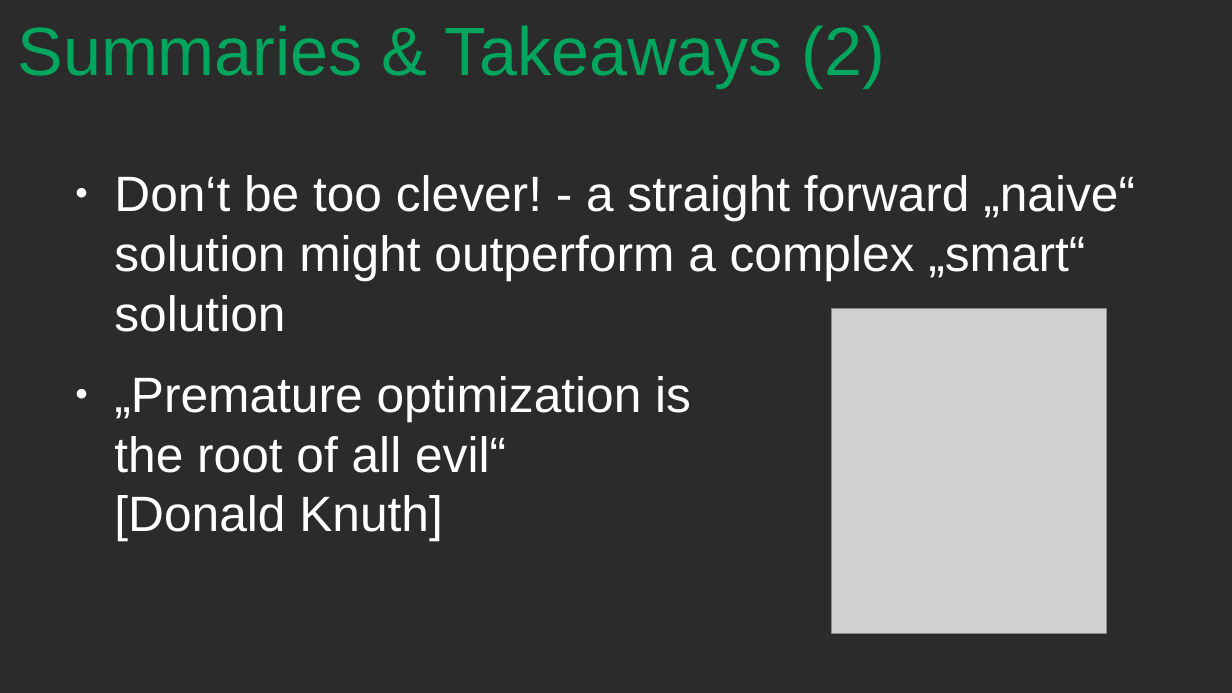
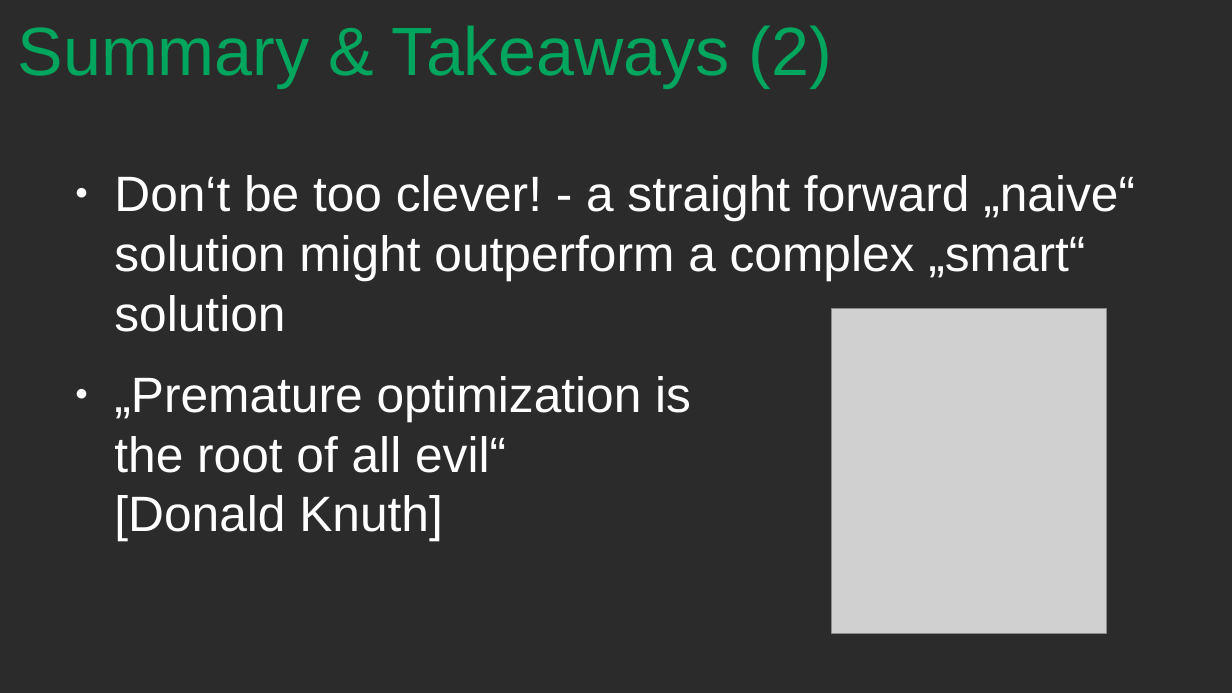
Before and after one commit to dschoerk/GPU_Arch_SS19, a slide deck: slide 21 of GPU_Architecture_Final_Presentation.odp (slide 22 before the commit). Drawn at 1232x693 pixels with LibreOffice and Linux fonts; fonts in the diff are those of the drawing; grey boxes stand for pictures; background and template pictures are left out; a plain dark background stands for a picture behind light text. Boxes give left, top, right and bottom in pixels: in the first picture for what was removed or moved away, otherwise in the second. Text is boxed around its words. In the diff, an @@ line names an element or a change of style, - is before the commit and + after.

```diff
--- a/GPU_Architecture_Final_Presentation.odp
+++ b/GPU_Architecture_Final_Presentation.odp
@@ title at (18,25,832,88): text changed @@
-Summaries & Takeaways (2)
+Summary & Takeaways (2)
```
Also in this commit, not shown: 16 other slides changed, 1 slide added, 2 slides removed.
